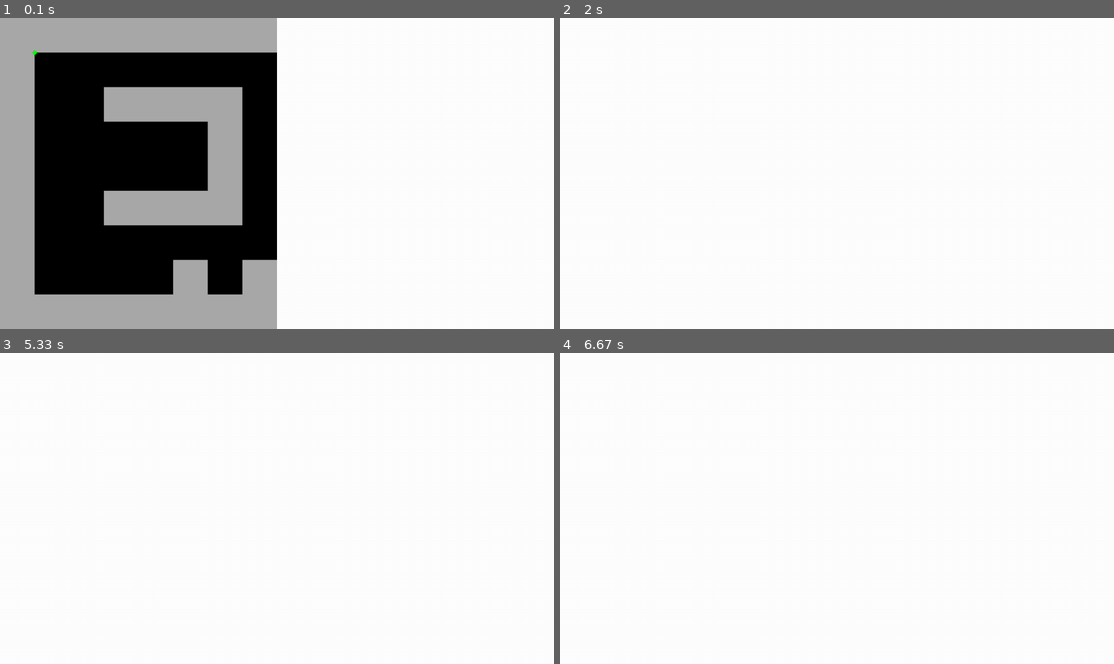
Above: before the commit, frames 1-4 (two rows, left to right).
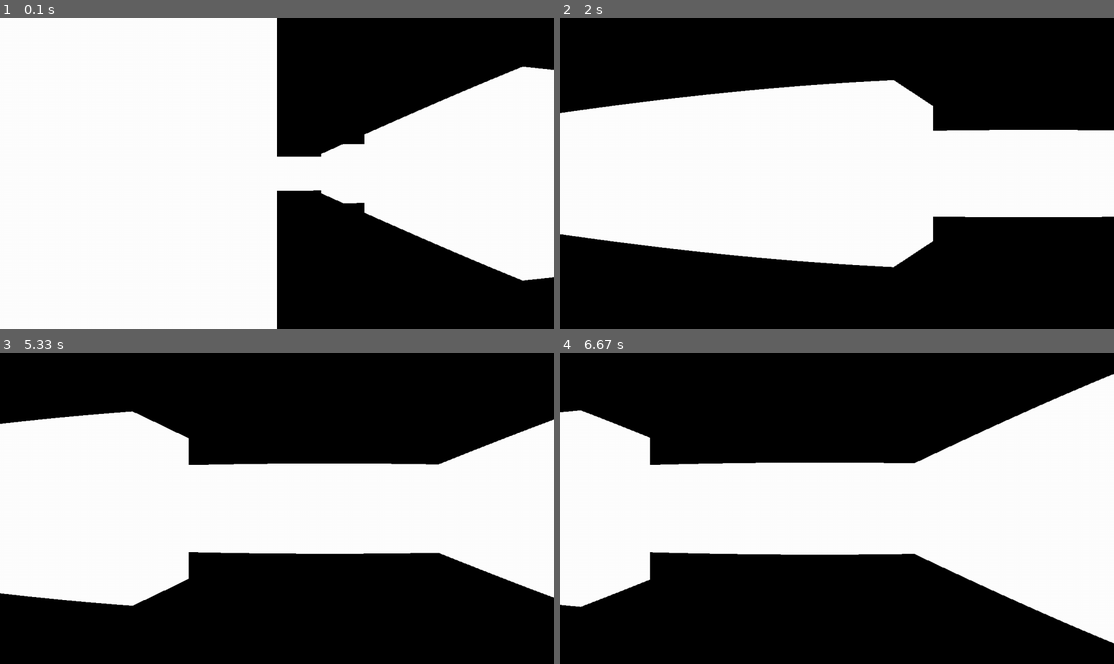
Above: after the commit, the same moments.

Repository: siddcyber/pygameDOOM
Game: pygame game, started from main.py
Two runs of this game, one before a commit and one after it. Both use one fixed random seed, a clock stepped at 60 frames per second and the inputs below.
Inputs:
- Up to frame 1 (0.1 s): no input
- Up to frame 2 (2 s): hold Right 0.33-0.8 s; hold Right 0.83-1.3 s; hold D 0.83-1.3 s; hold Left 1.33-1.87 s; hold A 1.33-1.87 s; hold Left from 1.9 s (still down); hold A from 1.9 s (still down)
- Up to frame 3 (5.33 s): release Left at 2.3 s; release A at 2.3 s; hold Right 2.33-2.97 s; hold D 2.33-2.97 s; hold Left from 5.07 s (still down); hold A from 5.07 s (still down)
- Up to frame 4 (6.67 s): release Left at 5.47 s; release A at 5.47 s; hold Right 5.5-6.13 s; hold D 5.5-6.13 s; hold Left 6.17-6.63 s; hold A 6.17-6.63 s

The runs differ from the first frame. In frame 1, 81% of the frame differs, in the area x 0-100%, y 0-100%; in frame 2, 56%; in frame 3, 59%; in frame 4, 56%.

Commit message:
Bug fixed: possible fix in bug

Diff:
--- a/Raycasting.py
+++ b/Raycasting.py
@@ -59,7 +59,7 @@
             #              (mapScaling * ox + depth * mapScaling * cos_a, mapScaling * oy + depth * mapScaling * sin_a),
             #              2)
             # projection
-            projectionHeight = screenDistance / (depth * 0.0001)
+            projectionHeight = screenDistance / depth  # (depth *  value that changes the depth perception of the map)
             #  draw walls
             pg.draw.rect(self.game.screen, "white",
                          (ray * scale, half_height - projectionHeight // 2, scale, projectionHeight))
--- a/main.py
+++ b/main.py
@@ -28,8 +28,8 @@
 
     def draw(self):
         self.screen.fill('black')
-        self.map.draw()
-        self.player.draw()
+        # self.map.draw()
+        # self.player.draw()
 
     def checkEvent(self):
         for event in pg.event.get():
--- a/player.py
+++ b/player.py
@@ -48,12 +48,11 @@
         if self.check_wall(int(self.x), int(self.y + dy)):
             self.y += dy
 
-    #  changes here refers to invisible walls (fixz bug)
-    def draw(self):
-        # pg.draw.line(self.game.screen, 'yellow', (self.x * mapScaling, self.y * mapScaling),
-        #              (self.x * mapScaling + width * math.cos(self.angle),
-        #               self.y * mapScaling + width * math.sin(self.angle)), 2)
-        pg.draw.circle(self.game.screen, 'green', (self.x * mapScaling, self.y * mapScaling), 5)
+    # def draw(self):
+    #     pg.draw.line(self.game.screen, 'yellow', (self.x * mapScaling, self.y * mapScaling),
+    #                  (self.x * mapScaling + width * math.cos(self.angle),
+    #                   self.y * mapScaling + width * math.sin(self.angle)), 2)
+    #     pg.draw.circle(self.game.screen, 'green', (self.x * mapScaling, self.y * mapScaling), 5)
 
     def update(self):
         self.movement()
